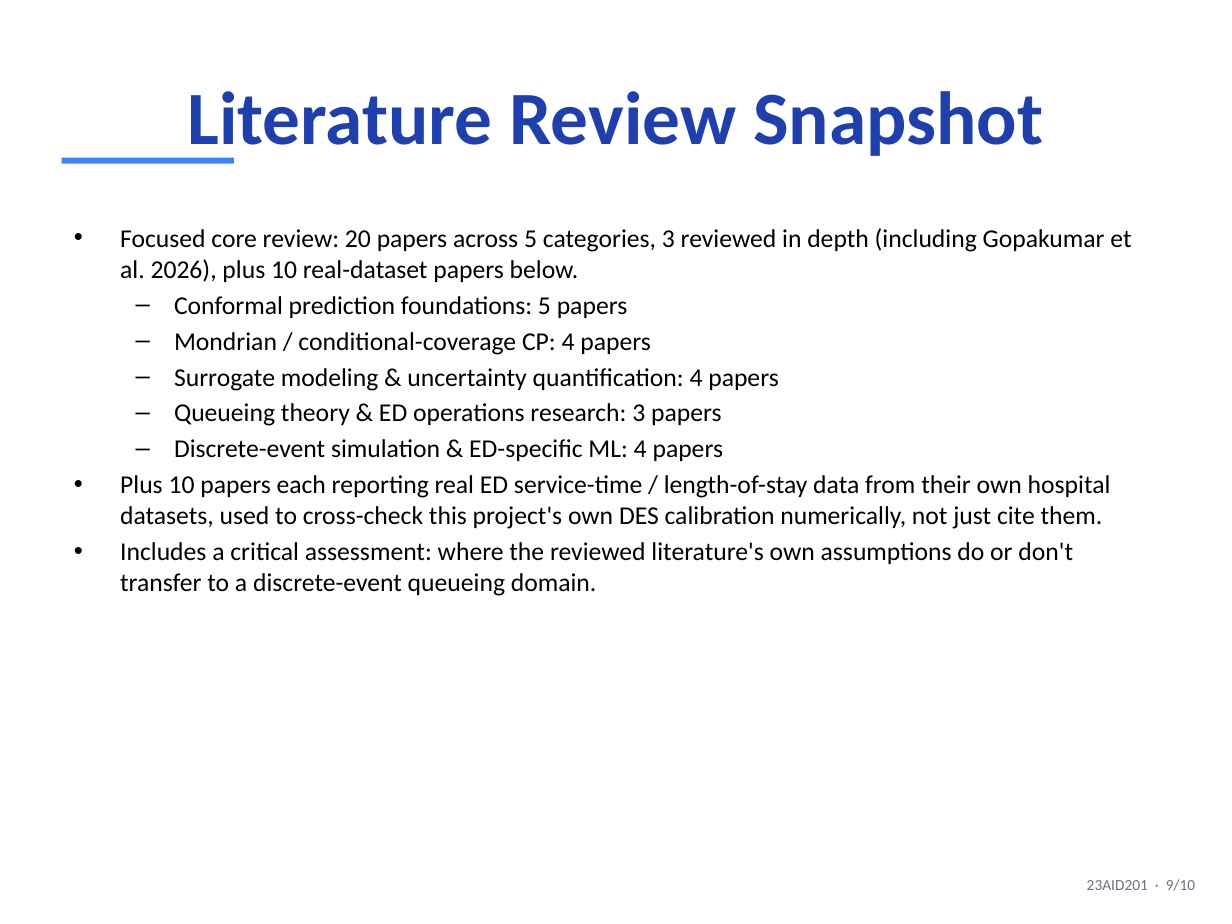
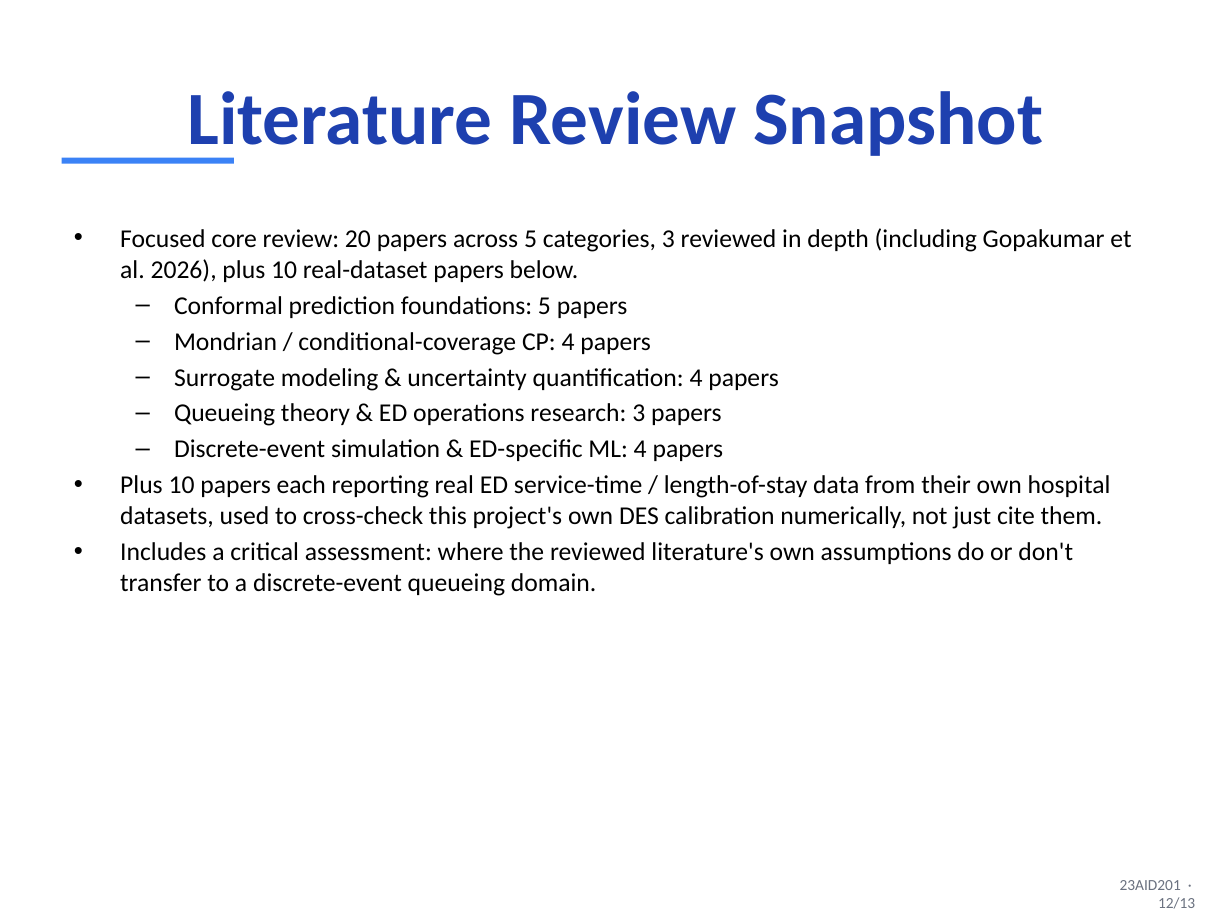
Before and after one commit to DUNE-ODYSSEY/Mondrian-Conformal-Prediction-On-Discrete-Event-Simulation, a slide deck: slide 12 of slides/mid_sem_presentation.pptx (slide 9 before the commit). Drawn at 1232x924 pixels with LibreOffice and Linux fonts; fonts in the diff are those of the drawing. Boxes give left, top, right and bottom in pixels: in the first picture for what was removed or moved away, otherwise in the second. Text is boxed around its words. In the diff, an @@ line names an element or a change of style, - is before the commit and + after.

```diff
--- a/slides/mid_sem_presentation.pptx
+++ b/slides/mid_sem_presentation.pptx
@@ text at [1120, 880, 1195, 909]: text changed @@
-23AID201 · 9/10
+23AID201 · 12/13
```
Also in this commit, not shown: 8 other slides changed, 3 slides added, 1 other file.
